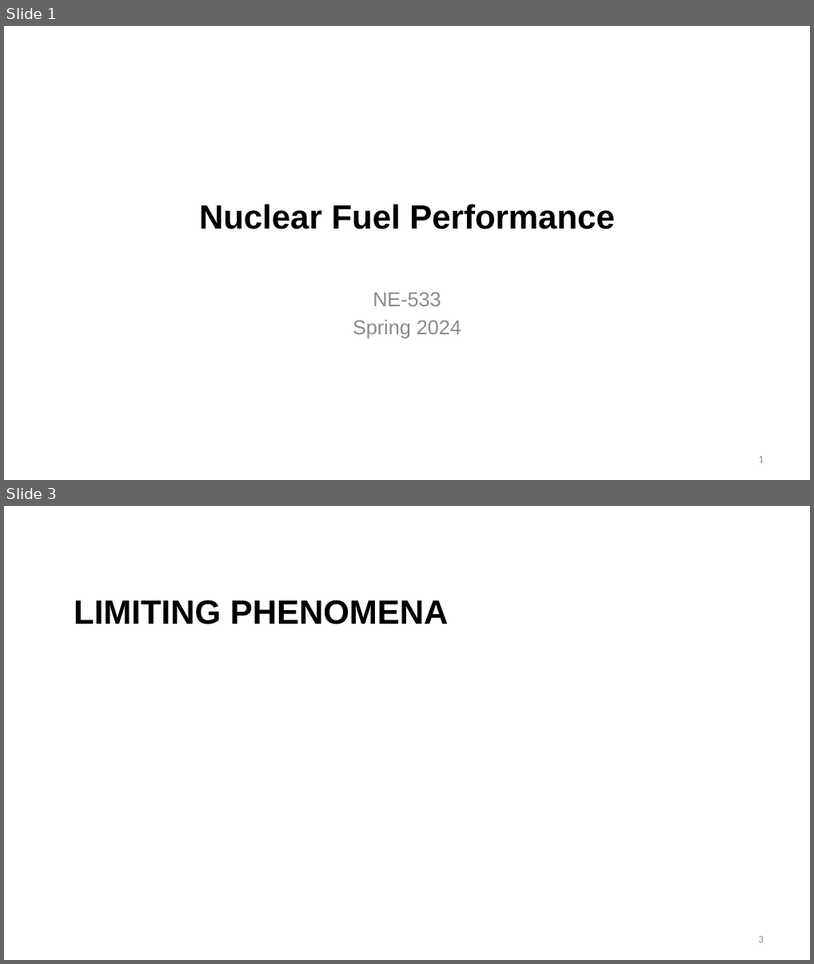
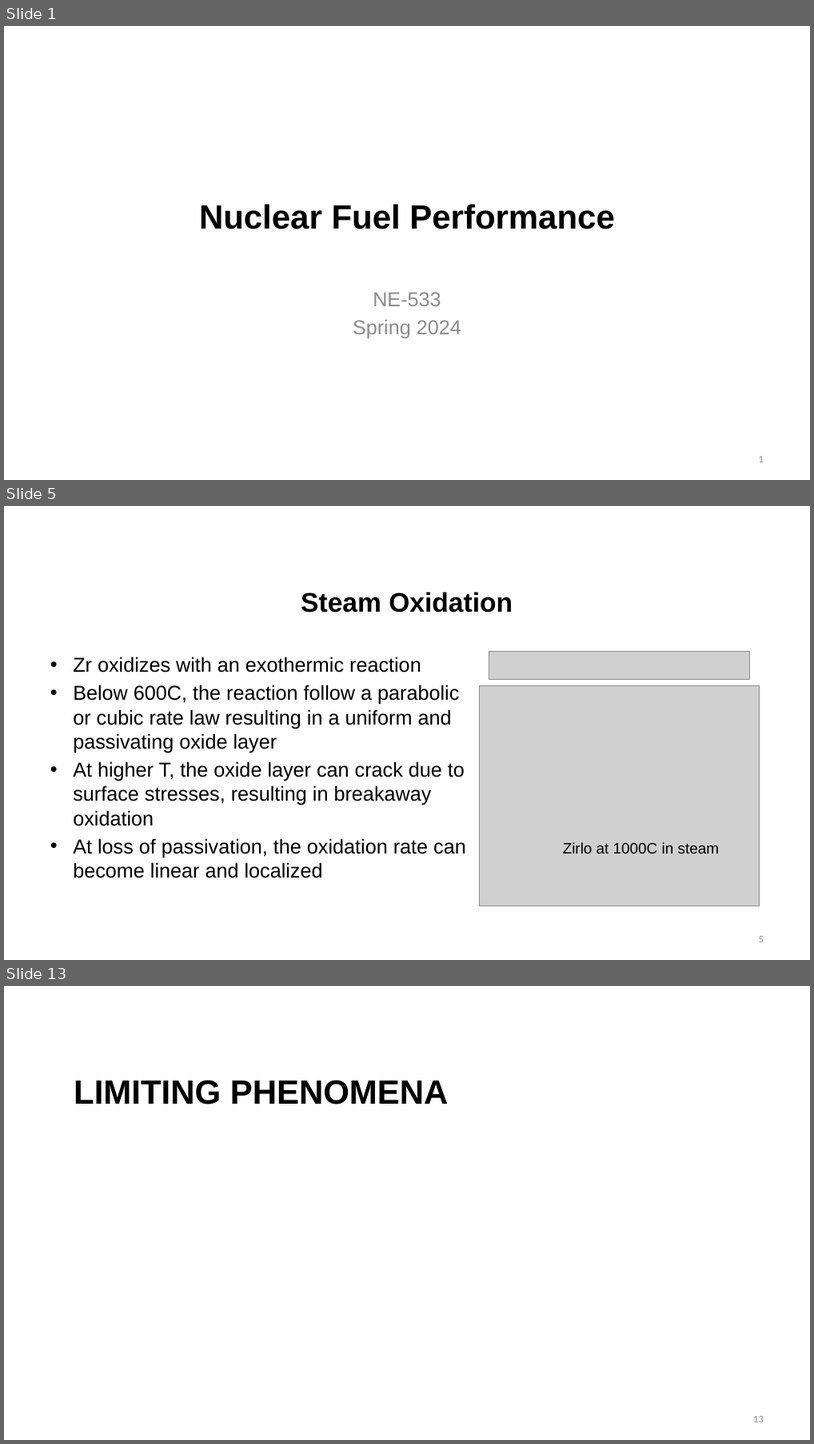
Before and after one commit to benbeeler/TEACHING, a slide deck: Nuclear_Fuel_Performance/NE533_Spring2024/Section4/Lec18_Limits_WaterChem.pptx. Shown one above the other, each under a label of ours: slides 1 and 3 before the commit, slides 1, 5 and 13 after it; the slides between them are not shown. The pictures are 814x964 and 814x1444 pixels, drawn with LibreOffice and Linux fonts; fonts in the diff are those of the drawing; grey boxes stand for pictures; background and template pictures are left out. Boxes give left, top, right and bottom in pixels: in the first picture for what was removed or moved away, otherwise in the second. Text is boxed around its words. In the diff, an @@ line names an element or a change of style, - is before the commit and + after.

```diff
--- a/Nuclear_Fuel_Performance/NE533_Spring2024/Section4/Lec18_Limits_WaterChem.pptx
+++ b/Nuclear_Fuel_Performance/NE533_Spring2024/Section4/Lec18_Limits_WaterChem.pptx
@@ slide 5 added at (4, 506, 810, 960), background #FFFFFF @@
@@ title added at (301, 592, 513, 612), 32 pt, text #000000, bold @@
+Steam Oxidation
@@ text added at (73, 656, 466, 878), 24 pt, text #000000 @@
+• Zr oxidizes with an exothermic reaction
+• Below 600C, the reaction follow a parabolic or cubic rate law resulting in a uniform and passivating oxide layer
+• At higher T, the oxide layer can crack due to surface stresses, resulting in breakaway oxidation
+• At loss of passivation, the oxidation rate can become linear and localized
@@ picture added at (489, 651, 750, 679) @@
@@ picture added at (480, 685, 759, 905) @@
@@ text added at (563, 842, 719, 853), 18 pt, text #000000 @@
+Zirlo at 1000C in steam
@@ page number added at (759, 936, 764, 942), 12 pt, text #8C8C8C @@
+5
@@ what was slide 3 is now slide 13 @@
@@ page number at (754, 1416, 764, 1422): text changed @@
-3
+13
```
Also in this commit, not shown: 6 slides changed, 11 other slides added, 14 other files.
